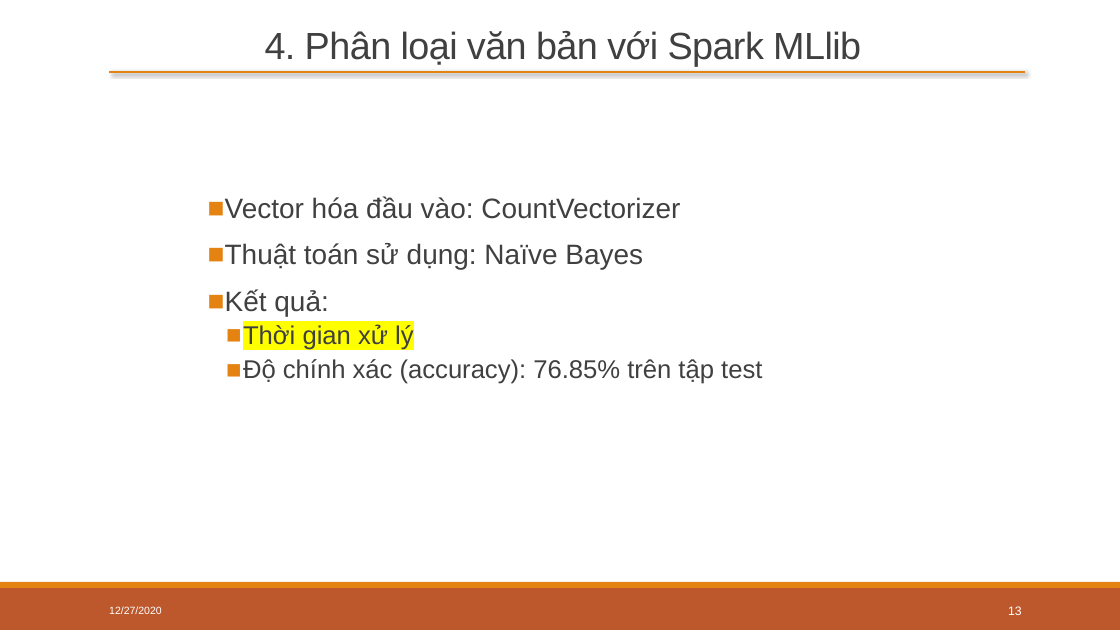
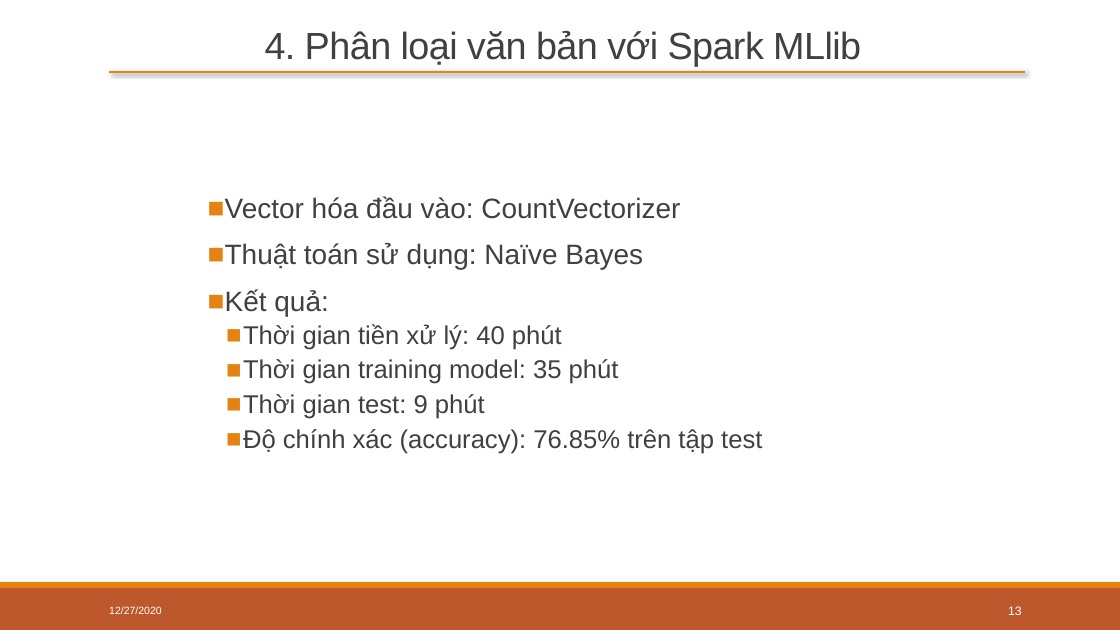
Before and after one commit to trongtuyen99/bigdata_20201, a slide deck: slide 13 of report/docs/Thu thập và xử lý bài báo.pptx. Drawn at 1120x630 pixels with LibreOffice and Linux fonts; fonts in the diff are those of the drawing. Boxes give left, top, right and bottom in pixels: in the first picture for what was removed or moved away, otherwise in the second. Text is boxed around its words. In the diff, an @@ line names an element or a change of style, - is before the commit and + after.

Commit message:
update report

```diff
--- a/report/docs/Thu thập và xử lý bài báo.pptx
+++ b/report/docs/Thu thập và xử lý bài báo.pptx
@@ text at box(243, 324, 619, 419): text changed @@
-  ■ Thời gian xử lý
+  ■ Thời gian tiền xử lý: 40 phút
+  ■ Thời gian training model: 35 phút
+  ■ Thời gian test: 9 phút
```
